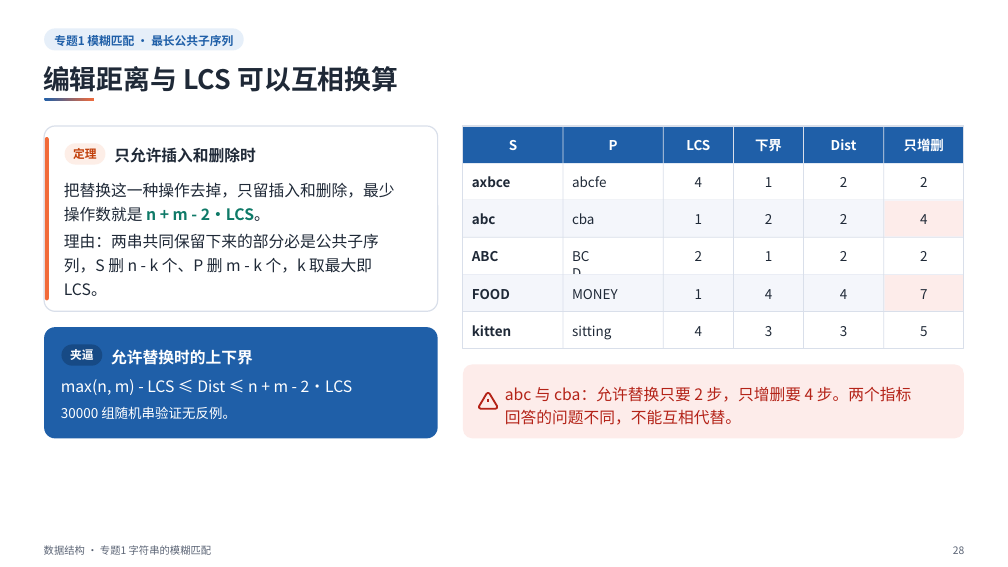
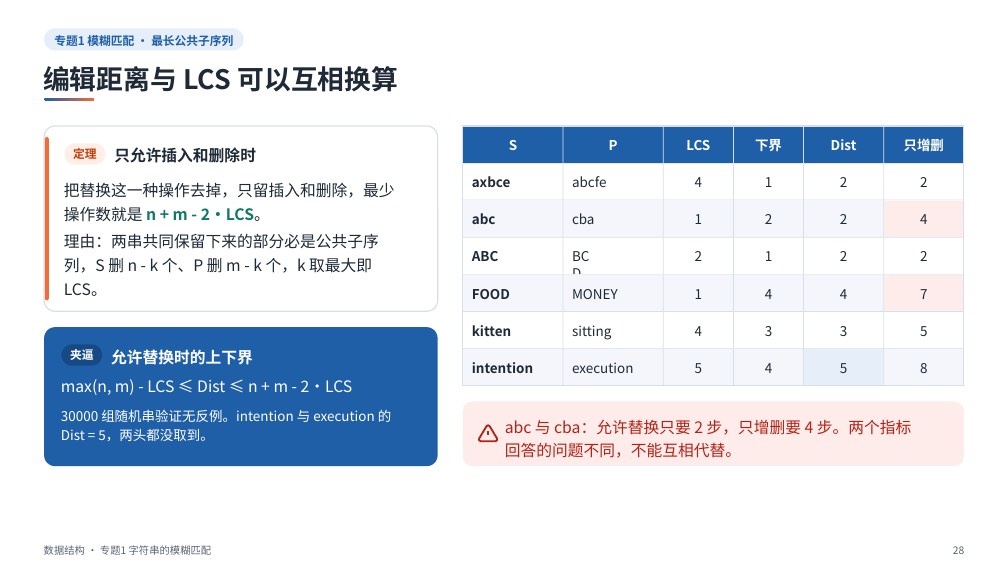
Before and after one commit to sweetcornna/JLU-remake, a slide deck: slide 28 of 大二上/数据结构/重制版PPT/专题1 字符串的模糊匹配（重制版）.pptx. Drawn at 1008x567 pixels with LibreOffice and Linux fonts; fonts in the diff are those of the drawing. Boxes give left, top, right and bottom in pixels: in the first picture for what was removed or moved away, otherwise in the second. Text is boxed around its words. In the diff, an @@ line names an element or a change of style, - is before the commit and + after.

```diff
--- a/大二上/数据结构/重制版PPT/专题1 字符串的模糊匹配（重制版）.pptx
+++ b/大二上/数据结构/重制版PPT/专题1 字符串的模糊匹配（重制版）.pptx
@@ rectangle: place and size @@
-rectangle at [463, 126, 964, 349]
+rectangle at [463, 126, 964, 386]
@@ rectangle: place and size @@
-rectangle at [563, 126, 563, 349]
+rectangle at [563, 126, 563, 386]
@@ rectangle: place and size @@
-rectangle at [663, 126, 664, 349]
+rectangle at [663, 126, 664, 386]
@@ rectangle: place and size @@
-rectangle at [734, 126, 734, 349]
+rectangle at [734, 126, 734, 386]
@@ rectangle: place and size @@
-rectangle at [803, 126, 804, 349]
+rectangle at [803, 126, 804, 386]
@@ rectangle: place and size @@
-rectangle at [883, 126, 884, 349]
+rectangle at [883, 126, 884, 386]
@@ rounded rectangle: place and size @@
-rounded rectangle at [44, 327, 438, 439]
+rounded rectangle at [44, 327, 438, 467]
@@ rounded rectangle at [44, 327, 438, 467]: proportions changed @@
@@ group added at [463, 349, 964, 386]: 6 texts, 3 rectangles @@
+intention
+execution
+5
+4
+5
+8
@@ text at [61, 409, 391, 441]: text changed @@
-30000 组随机串验证无反例。
+30000 组随机串验证无反例。intention 与 execution 的
+Dist = 5，两头都没取到。
@@ rounded rectangle at [463, 402, 964, 467]: proportions changed @@
@@ rounded rectangle: place and size @@
-rounded rectangle at [463, 364, 964, 439]
+rounded rectangle at [463, 402, 964, 467]
@@ 2 freeform shapes, 1 text: place and size @@
-2 freeform shapes, 1 text at [479, 386, 911, 425]
+2 freeform shapes, 1 text at [479, 419, 911, 458]
@@ freeform shape: place and size @@
-freeform shape at [488, 399, 489, 402]
+freeform shape at [488, 431, 489, 435]
```
Also in this commit, not shown: 15 other slides changed.
